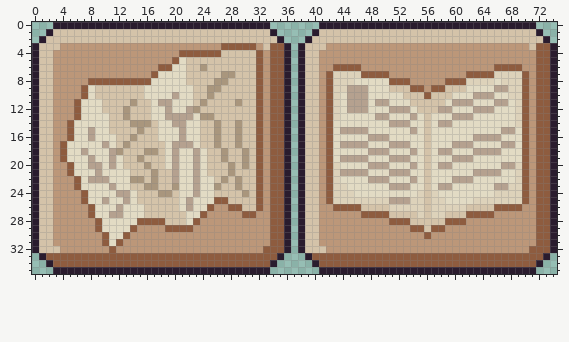
File history of a pixel-art file, assets/04_notebook/journal2.aseprite. Above is the file before it was changed.
75x36 pixels, 1 frame.
Now the later version:
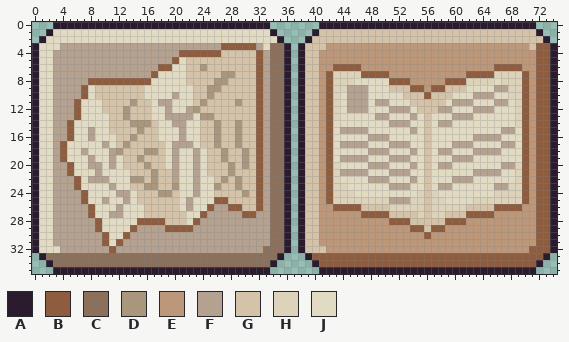
Palette (. is transparent): A #2a1c2e  B #8e5c3f  C #8b705c  D #a9967d  E #bc9779  F #b5a18f  G #d4c3a9  H #ddd2ba  J #e2dbc4
Diff:
Layer "Layer 1":
y 1: x 3..33 GGGGGGGGGGGGGGGGGGGGGGGGGGGGGGG -> JJJJJJJJJJJJJJJJJJJJJJJJJJJJJJJ
y 2: x 2..34 GGGGGGGGGGGGGGGGGGGGGGGGGGGGGGGGG -> JJJJJJJJJJJJJJJJJJJJJJJJJJJJJJJJJ
y 3: x 1..26 GGGEEEEEEEEEEEEEEEEEEEEEEE -> JJJFFFFFFFFFFFFFFFFFFFFFFF; x 32..35 EGBB -> FJCC
y 4: x 1..20 GGEEEEEEEEEEEEEEEEEE -> JJFFFFFFFFFFFFFFFFFF; x 33..35 EBB -> FCC
y 5: x 1..19 GGEEEEEEEEEEEEEEEEE -> JJFFFFFFFFFFFFFFFFF; x 33..35 EBB -> FCC
y 6: x 1..17 GGEEEEEEEEEEEEEEE -> JJFFFFFFFFFFFFFFF; x 33..35 EBB -> FCC
y 7: x 1..16 GGEEEEEEEEEEEEEE -> JJFFFFFFFFFFFFFF; x 33..35 EBB -> FCC
y 8: x 1..7 GGEEEEE -> JJFFFFF; x 33..35 EBB -> FCC
y 9..10: x 1..6 GGEEEE -> JJFFFF; x 33..35 EBB -> FCC
y 11..13: x 1..5 GGEEE -> JJFFF; x 33..35 EBB -> FCC
y 14..16: x 1..4 GGEE -> JJFF; x 33..35 EBB -> FCC
y 17..19: x 1..3 GGE -> JJF; x 33..35 EBB -> FCC
y 20..21: x 1..4 GGEE -> JJFF; x 33..35 EBB -> FCC
y 22..23: x 1..5 GGEEE -> JJFFF; x 33..35 EBB -> FCC
y 24..25: x 1..6 GGEEEE -> JJFFFF; x 33..35 EBB -> FCC
y 26: x 1..7 GGEEEEE -> JJFFFFF; x 26..27 EE -> FF; x 33..35 EBB -> FCC
y 27: x 1..7 GGEEEEE -> JJFFFFF; x 25..29 EEEEE -> FFFFF; x 32..35 EEBB -> FFCC
y 28: x 1..8 GGEEEEEE -> JJFFFFFF; x 24..35 EEEEEEEEEEBB -> FFFFFFFFFFCC
y 29: x 1..8 GGEEEEEE -> JJFFFFFF; x 15..18 EEEE -> FFFF; x 23..35 EEEEEEEEEEEBB -> FFFFFFFFFFFCC
y 30: x 1..9 GGEEEEEEE -> JJFFFFFFF; x 14..35 EEEEEEEEEEEEEEEEEEEEBB -> FFFFFFFFFFFFFFFFFFFFCC
y 31: x 1..9 GGEEEEEEE -> JJFFFFFFF; x 13..35 EEEEEEEEEEEEEEEEEEEEEBB -> FFFFFFFFFFFFFFFFFFFFFCC
y 32: x 1..10 GGGEEEEEEE -> JJJFFFFFFF; x 12..35 EEEEEEEEEEEEEEEEEEEEEBBB -> FFFFFFFFFFFFFFFFFFFFFCCC
y 33: x 2..34 BBBBBBBBBBBBBBBBBBBBBBBBBBBBBBBBB -> CCCCCCCCCCCCCCCCCCCCCCCCCCCCCCCCC
y 34: x 3..33 BBBBBBBBBBBBBBBBBBBBBBBBBBBBBBB -> CCCCCCCCCCCCCCCCCCCCCCCCCCCCCCC
Boxes around the changes in both pictures, in picture pixels (x1, y1, x2, y2):
changed: (39, 29, 284, 267)
